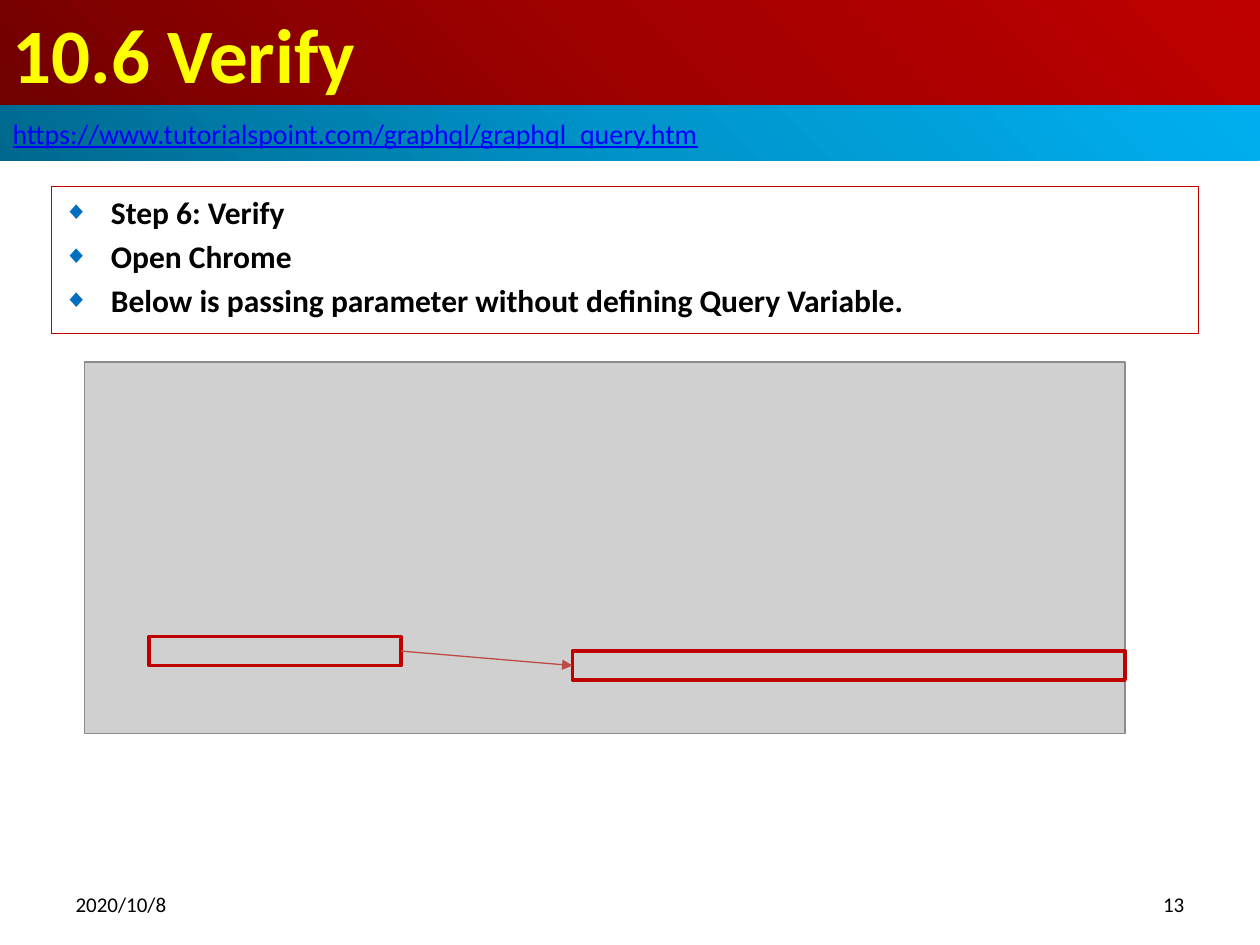
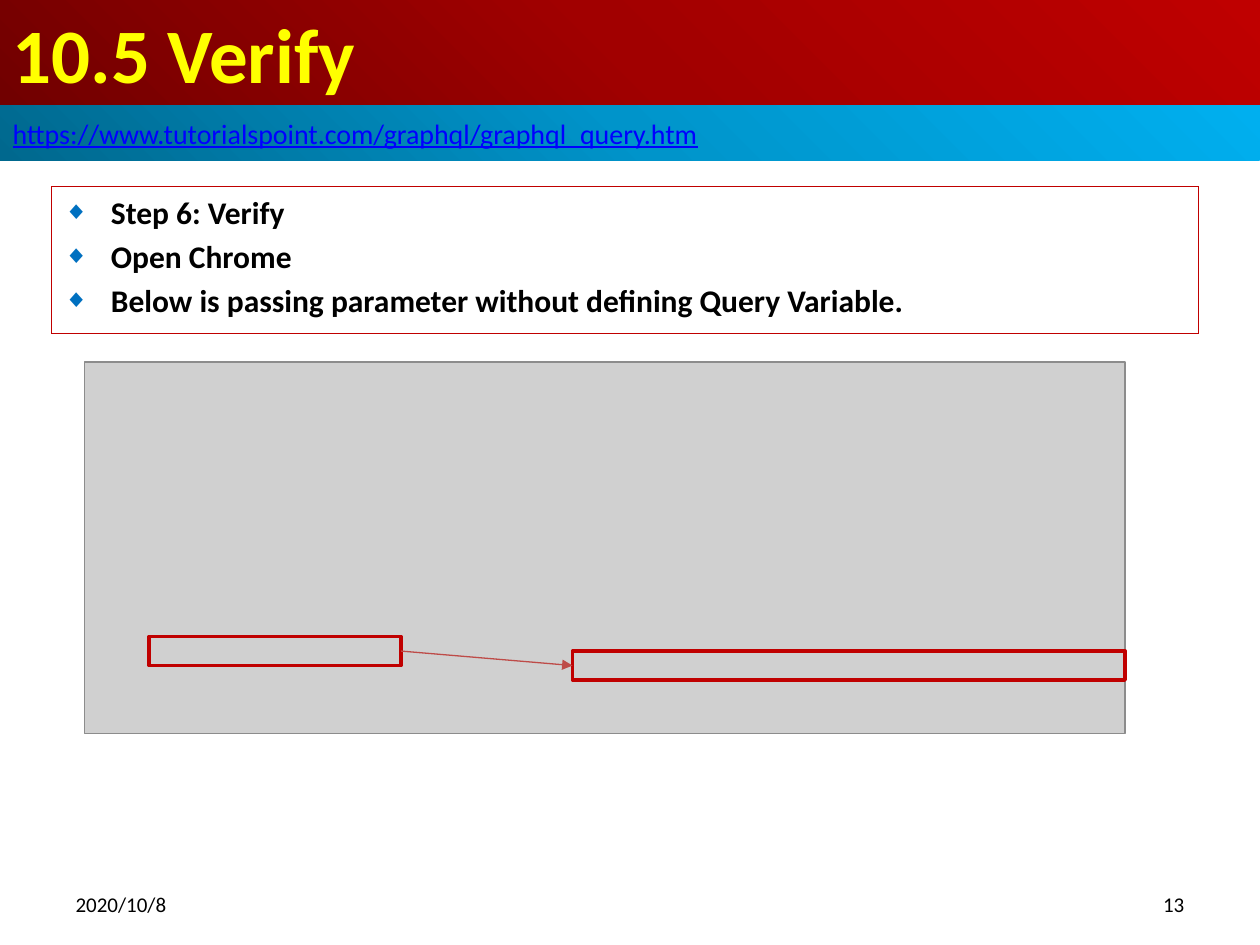
Before and after one commit to peterhchen/700_GraphQL, a slide deck: slide 13 of 10_QueryApp03.pptx. Drawn at 1260x945 pixels with LibreOffice and Linux fonts; fonts in the diff are those of the drawing; grey boxes stand for pictures. Boxes give left, top, right and bottom in pixels: in the first picture for what was removed or moved away, otherwise in the second. Text is boxed around its words. In the diff, an @@ line names an element or a change of style, - is before the commit and + after.

```diff
--- a/10_QueryApp03.pptx
+++ b/10_QueryApp03.pptx
@@ title at (13,29,356,95): text changed @@
-10.6 Verify
+10.5 Verify
```
Also in this commit, not shown: 6 other slides changed, 2 other files.
